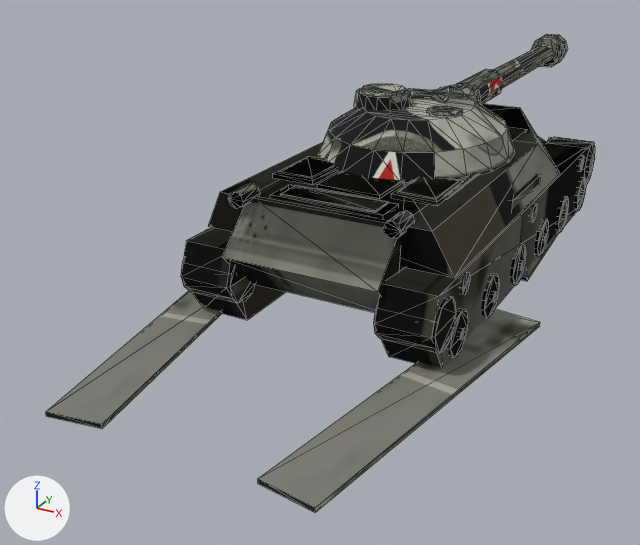
What one commit did to the glTF model public/models/is3_winter.glb.
Before and after are seen from a 50 mm lens placed at (4.37, -10.86, 4.74), pointed at (-1.09, -0.93, -0.23). The axes (+X, +Y, +Z) are drawn at lower left. The lights are the same throughout. The picture after the commit comes second. Mesh edges are drawn as thin lines. Vertices at exactly the same position are counted once.

The first picture shows 'hull_ok', 'hull_trackL', 'hull_trackR', 'turret_ok'.
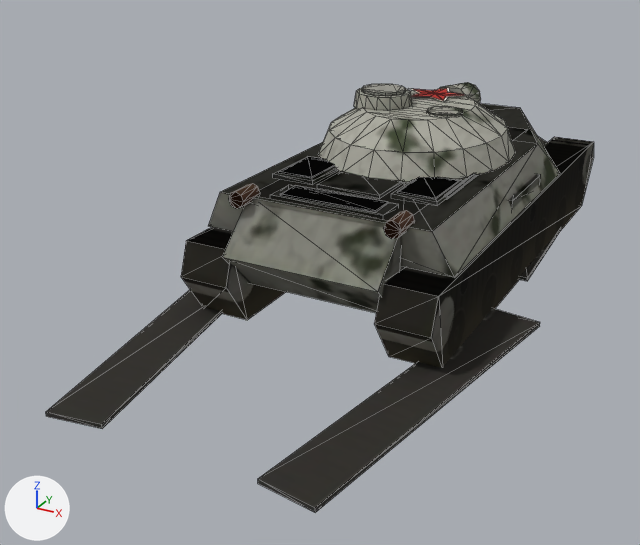
Location of each change, (x1, y1, x2, y2) in pixels of the pictures (640 x 545 px):
'hull_trackR', reshaped (8% narrower)
    before: (181, 104, 595, 513)
    after: (181, 103, 560, 513)
'turret_ok', reshaped (21% narrower, 32% shorter)
    before: (319, 34, 567, 182)
    after: (319, 82, 515, 182)
'hull_ok', reshaped (not visible afterwards)
    before: (405, 140, 537, 231)
part 2 of me_is3_hull_003, deleted
    before: (181, 261, 250, 302)
part 3 of me_is3_hull_003, surface changed
    both: (46, 137, 594, 429)
part 4 of me_is3_hull_005, deleted
    before: (185, 137, 595, 358)
part 5 of me_is3_hull_005, surface changed
    both: (181, 104, 559, 513)
part 6 of me_is3_turret_001, deleted
    before: (457, 69, 503, 105)
part 7 of me_is3_turret_001, deleted
    before: (535, 35, 565, 67)
part 8 of me_is3_turret_001, deleted
    before: (493, 45, 553, 88)
part 9 of me_is3_turret_001, deleted
    before: (531, 34, 567, 67)
part 10 of me_is3_turret_001, surface changed
    both: (319, 83, 515, 182)

The change, as a list of edits to the scene's bpy script:
```text
Change me_is3_hull_001:
    used by ob_hull_ok; location = (0.0, 0.0, 0.0)
    remove me_is3_hull_001.from_pydata(...)  # 930 vertices, 1644 faces; spans x -1.62..1.62, y -3.43..3.42, z 0.0..1.62
    add me_is3_hull_001.from_pydata(...)  # 178 vertices, 284 faces; spans x -1.55..1.55, y -3.43..3.42, z 0.0..1.62
    me_is3_hull_001 part 1: 284 kept faces spanning x -1.55..1.55, y -3.43..3.42, z 0.0..1.62 get new texture (UV) coordinates
    edits to the shape of me_is3_hull_001 do not show in these pictures
Change me_is3_hull_003:
    used by ob_hull_trackl; location = (0.0, 0.0, 0.0)
    remove me_is3_hull_003.from_pydata(...)  # 934 vertices, 1648 faces; spans x -2.16..1.62, y -5.71..3.42, z 0.0..1.62
    add me_is3_hull_003.from_pydata(...)  # 182 vertices, 288 faces; spans x -2.16..1.55, y -5.71..3.42, z 0.0..1.62
    me_is3_hull_003 part 2: 36 loose pieces with 752 vertices, spanning x -1.62..1.62, y -3.39..3.39, z 0.02..1.02, are deleted
    me_is3_hull_003 part 3: 288 kept faces spanning x -2.16..1.55, y -5.71..3.42, z 0.0..1.62 get new texture (UV) coordinates
Change me_is3_hull_005:
    used by ob_hull_trackr; location = (0.0, 0.0, 0.0)
    remove me_is3_hull_005.from_pydata(...)  # 934 vertices, 1648 faces; spans x -1.62..2.16, y -5.71..3.42, z 0.0..1.62
    add me_is3_hull_005.from_pydata(...)  # 182 vertices, 288 faces; spans x -1.55..2.16, y -5.71..3.42, z 0.0..1.62
    me_is3_hull_005 part 4: 36 loose pieces with 752 vertices, spanning x -1.62..1.62, y -3.39..3.39, z 0.02..1.02, are deleted
    me_is3_hull_005 part 5: 288 kept faces spanning x -1.55..2.16, y -5.71..3.42, z 0.0..1.62 get new texture (UV) coordinates
Change me_is3_turret_001:
    used by ob_turret_ok; location = (0.0, 0.0, 0.0)
    remove me_is3_turret_001.from_pydata(...)  # 278 vertices, 516 faces; spans x -1.25..1.25, y -1.73..6.26, z 1.52..2.32
    add me_is3_turret_001.from_pydata(...)  # 182 vertices, 344 faces; spans x -1.25..1.25, y -1.73..1.55, z 1.52..2.32
    me_is3_turret_001 part 6: the loose piece of 20 vertices spanning x -0.23..0.23, y 1.35..2.55, z 1.66..2.1 is deleted
    me_is3_turret_001 part 7: the loose piece of 20 vertices spanning x -0.3..0.3, y 5.82..5.97, z 1.6..2.16 is deleted
    me_is3_turret_001 part 8: the loose piece of 20 vertices spanning x -0.18..0.18, y 1.35..6.25, z 1.71..2.05 is deleted
    me_is3_turret_001 part 9: the loose piece of 20 vertices spanning x -0.26..0.26, y 5.63..6.25, z 1.63..2.13 is deleted
    me_is3_turret_001 part 10: 344 kept faces spanning x -1.25..1.25, y -1.73..1.55, z 1.52..2.32 get new texture (UV) coordinates
    other edits to the shape of me_is3_turret_001 do not show in these pictures
```
